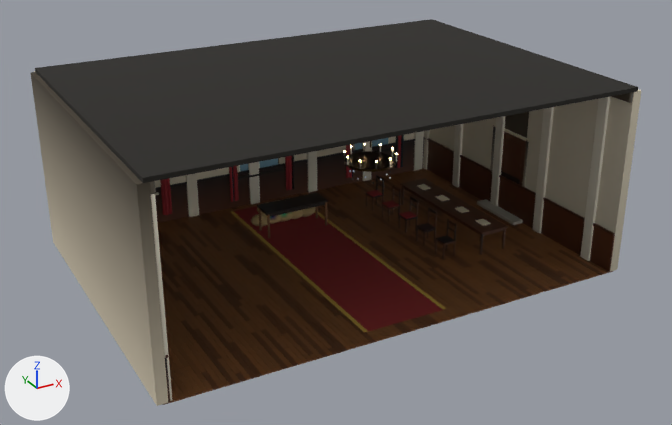
Before and after pictures for a commit that changed the glTF model public/yw9-ice/hall.glb.
The view is the same before and after, from a 50 mm lens placed at (-12.16, -22.69, 12.71), pointed at (0.04, -0.52, 1.63). Arrows for +X, +Y and +Z are at lower left; the lights stay in place. The older version comes first. Vertices at exactly the same position are counted once.

The older version as bpy lines, for what is in view:
```python
me_hall_back_w_010 = bpy.data.meshes.new('hall.back.w.010')
me_hall_back_w_010.from_pydata(...)  # 88 vertices, 168 faces; spans x -7.14..7.14, y -5.0..5.14, z 0.0..5.5
me_hall_back_w_010.materials.append(mat_plaster__ece0c6)
me_halldoor_knob_001 = bpy.data.meshes.new('halldoor.knob.001')
me_halldoor_knob_001.from_pydata(...)  # a UV sphere (24 segments, 12 rings, poles along z) spanning x 6.86..6.92, y -0.64..-0.58, z 0.97..1.03; an 8-sided cylinder along z spanning x -0.02..0.02, y 2.48..2.52, z 4.3..5.5; a 32-sided cylinder along z spanning x -0.7..0.7, y 1.8..3.2, z 3.87..3.93; an 8-sided cylinder along z spanning x -0.02..0.02, y -2.52..-2.48, z 4.3..5.5; a 32-sided cylinder along z spanning x -0.7..0.7, y -3.2..-1.8, z 3.87..3.93
me_halldoor_knob_001.materials.append(mat_brass__c9a24a)
me_hfloor_pk_541 = bpy.data.meshes.new('hfloor.pk.541')
me_hfloor_pk_541.from_pydata(...)  # 3504 vertices, 6424 faces; spans x -7.0..6.86, y -5.0..5.0, z -0.04..0.01
me_hfloor_pk_541.materials.append(mat_plank__6a4020)
ob_hall_brass_9 = bpy.data.objects.new('hall.brass.9', me_halldoor_knob_001)
ob_hall_brass_9.location = (0.0, 0.0, 0.0)
ob_hall_plank_1 = bpy.data.objects.new('hall.plank.1', me_hfloor_pk_541)
ob_hall_plank_1.location = (0.0, 0.0, 0.0)
ob_hall_plaster_7 = bpy.data.objects.new('hall.plaster.7', me_hall_back_w_010)
ob_hall_plaster_7.location = (0.0, 0.0, 0.0)
# also in view: 'hall.fabric.2' at (0.0, 0.0, 0.01); 'hall.fabric.3' at (0.0, 0.0, 0.01); 'hall.plaster.17' at (0.0, 0.0, 5.56); 'hall.paint.14' at (0.0, 0.0, 2.75); 'hall.paint.8' at (6.94, 0.0, 1.4)
```
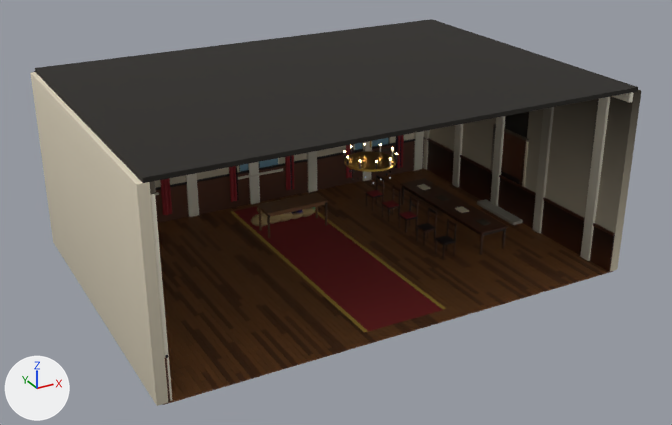
Boxes [x1, y1, x2, y2] around the edits, measured in the pictures (672 x 425 px):
part 1 of me_hall_back_w_010, recoloured
    both: [31, 71, 641, 371]
part 2 of me_halldoor_knob_001, recoloured (lighter)
    both: [344, 141, 396, 172]

The change, as a diff of the scene's bpy script:
```diff
--- a/public/yw9-ice/hall.glb.py
+++ b/public/yw9-ice/hall.glb.py
@@ me_hall_back_w_010 @@
 me_hall_back_w_010.from_pydata(...)  # 88 vertices, 168 faces; spans x -7.14..7.14, y -5.0..5.14, z 0.0..5.5
 # used by ob_hall_plaster_7; location = (0.0, 0.0, 0.0)
+# me_hall_back_w_010 part 1: 156 faces centred in x -7.14..7.14, y -5.0..5.14, z 0.0..5.5 are repainted in the vertex colours, in many colours
 me_hall_back_w_010.materials.append(mat_plaster__ece0c6)
@@ me_halldoor_knob_001 @@
 me_halldoor_knob_001.from_pydata(...)  # 426 vertices, 832 faces; spans x -0.7..6.92, y -3.2..3.2, z 0.97..5.5
 # used by ob_hall_brass_9; location = (0.0, 0.0, 0.0)
+# me_halldoor_knob_001 part 2: 832 kept faces spanning x -0.7..6.92, y -3.2..3.2, z 0.97..5.5 get new vertex colours; the middle colour goes from white #f9f9fa to white #fafbfb
 me_halldoor_knob_001.materials.append(mat_brass__c9a24a)
```
